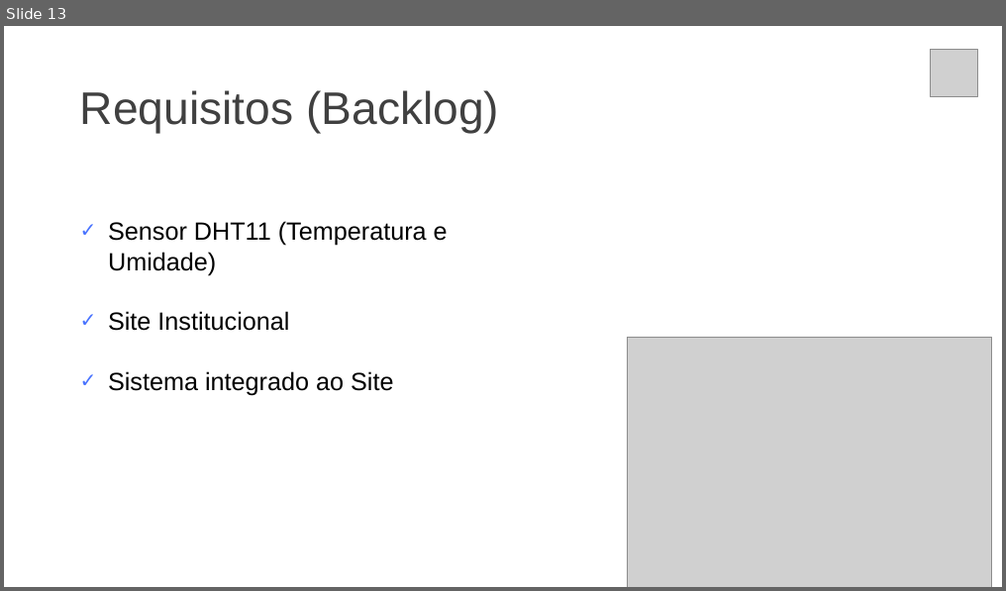
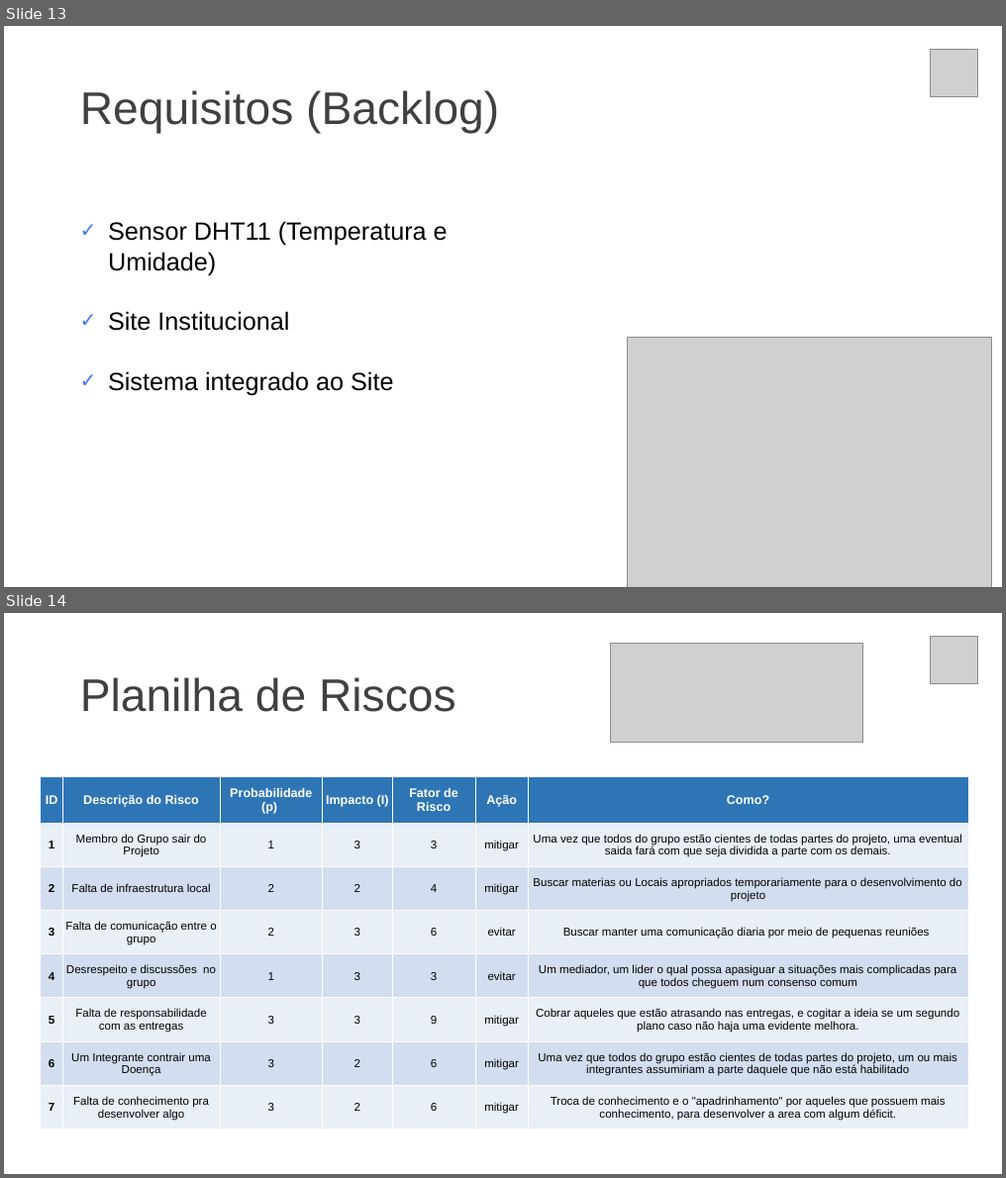
Before and after one commit to gui-ss/projeto-bandtec, a slide deck: Documentação/chameleon.pptx. Shown one above the other, each under a label of ours: slide 13 before the commit, slides 13 and 14 after it. The pictures are 1006x591 and 1006x1178 pixels, drawn with LibreOffice and Linux fonts; fonts in the diff are those of the drawing; grey boxes stand for pictures. Boxes give left, top, right and bottom in pixels: in the first picture for what was removed or moved away, otherwise in the second. Text is boxed around its words. In the diff, an @@ line names an element or a change of style, - is before the commit and + after.

```diff
--- a/Documentação/chameleon.pptx
+++ b/Documentação/chameleon.pptx
@@ slide 14 added at bbox=[4, 613, 1002, 1174], background #FFFFFF @@
@@ picture added at bbox=[930, 636, 977, 683] @@
@@ picture added at bbox=[611, 643, 862, 743] @@
@@ title added at bbox=[80, 677, 456, 712], 44 pt, text #404040 @@
+Planilha de Riscos
@@ table added at bbox=[41, 777, 969, 1130], 8 rows, 7 columns @@
+ID | Descrição do Risco | Probabilidade (p) | Impacto (I) | Fator de Risco | Ação | Como?
+1 | Membro do Grupo sair do Projeto | 1 | 3 | 3 | mitigar | Uma vez que todos do grupo estão cientes de todas partes do projeto, uma eventual saida fará com que seja dividida a parte com os demais.
+2 | Falta de infraestrutura local | 2 | 2 | 4 | mitigar | Buscar materias ou Locais apropriados temporariamente para o desenvolvimento do projeto
+3 | Falta de comunicação entre o grupo | 2 | 3 | 6 | evitar | Buscar manter uma comunicação diaria por meio de pequenas reuniões
+4 | Desrespeito e discussões no grupo | 1 | 3 | 3 | evitar | Um mediador, um lider o qual possa apasiguar a situações mais complicadas para que todos cheguem num consenso comum
+5 | Falta de responsabilidade com as entregas | 3 | 3 | 9 | mitigar | Cobrar aqueles que estão atrasando nas entregas, e cogitar a ideia se um segundo plano caso não haja uma evidente melhora.
+6 | Um Integrante contrair uma Doença | 3 | 2 | 6 | mitigar | Uma vez que todos do grupo estão cientes de todas partes do projeto, um ou mais integrantes assumiriam a parte daquele que não está habilitado
+7 | Falta de conhecimento pra desenvolver algo | 3 | 2 | 6 | mitigar | Troca de conhecimento e o "apadrinhamento" por aqueles que possuem mais conhecimento, para desenvolver a area com algum déficit.
```
Also in this commit, not shown: 2 slides changed, 2 other slides added, 2 slides removed, 5 other files.
